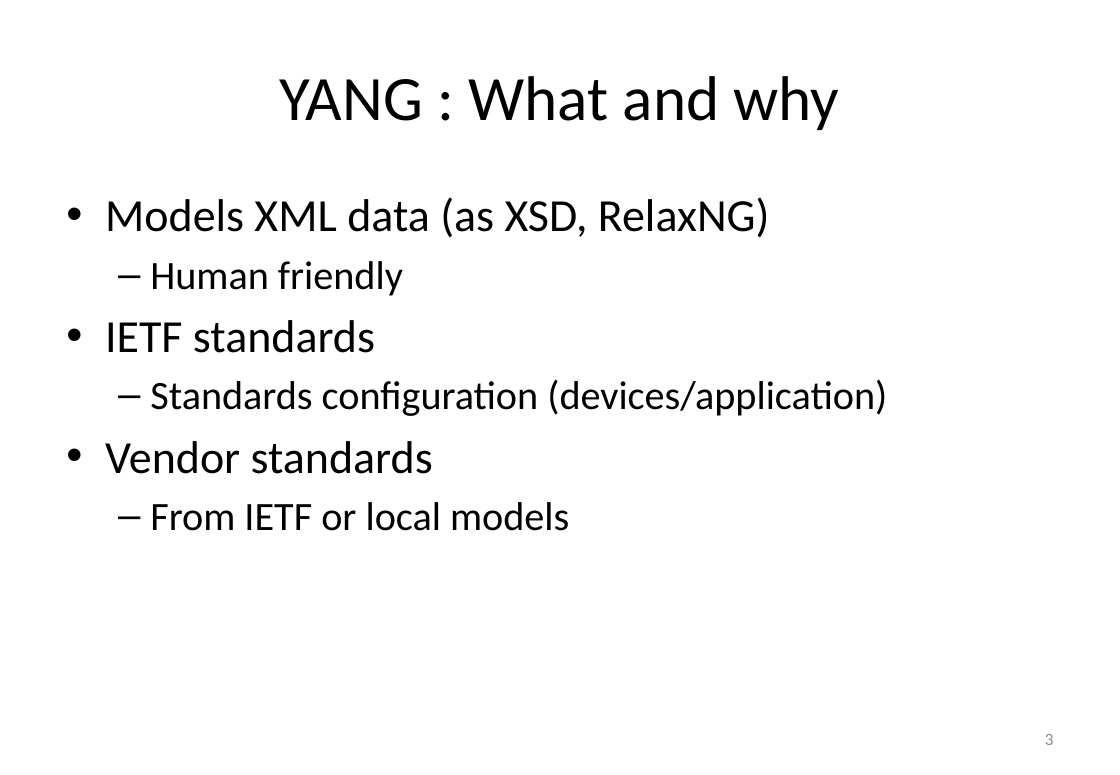
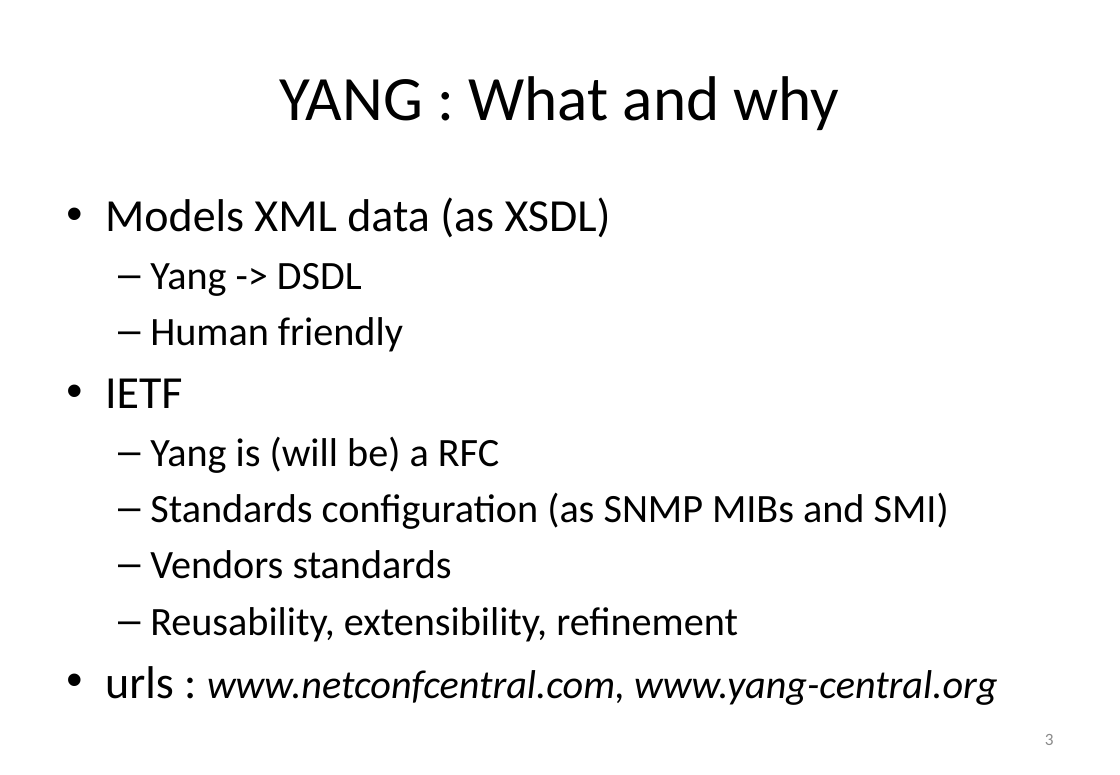
Before and after one commit to AaronNGray/jYang, a slide deck: slide 3 of yang-manager/reports/YangArchiAnimatedCameraReady2.pptx. Drawn at 1120x775 pixels with LibreOffice and Linux fonts; fonts in the diff are those of the drawing. Boxes give left, top, right and bottom in pixels: in the first picture for what was removed or moved away, otherwise in the second. Text is boxed around its words. In the diff, an @@ line names an element or a change of style, - is before the commit and + after.

```diff
--- a/yang-manager/reports/YangArchiAnimatedCameraReady2.pptx
+++ b/yang-manager/reports/YangArchiAnimatedCameraReady2.pptx
@@ text at [105, 197, 611, 296]: text changed @@
-• Models XML data (as XSD, RelaxNG)
+• Models XML data (as XSDL)
+  – Yang -> DSDL
@@ text at [105, 378, 997, 705]: text changed @@
-• IETF standards
-  – Standards configuration (devices/application)
-• Vendor standards
-  – From IETF or local models
+• IETF
+  – Yang is (will be) a RFC
+  – Standards configuration (as SNMP MIBs and SMI)
+  – Vendors standards
+  – Reusability, extensibility, refinement
+• urls : www.netconfcentral.com, www.yang-central.org
```
